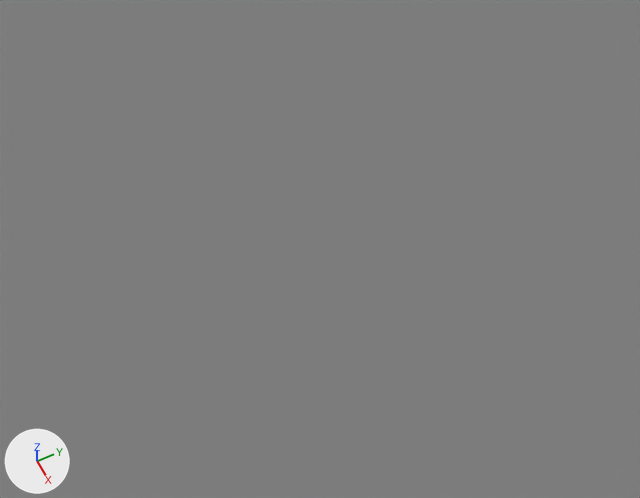
What one commit did to the Blender file weapons/historical_swords/historical_swords.blend.
Camera for both pictures: a camera (50 mm lens) standing at (0.1576, -0.0348, 0.1792) and looking at (0.0456, 0.0212, -0.0029). The axes (+X, +Y, +Z) are drawn at lower left. The lights are the same throughout. The same objects are shown in both versions, whatever each file hides.

Objects in the first picture: 'ShadowPlane'.
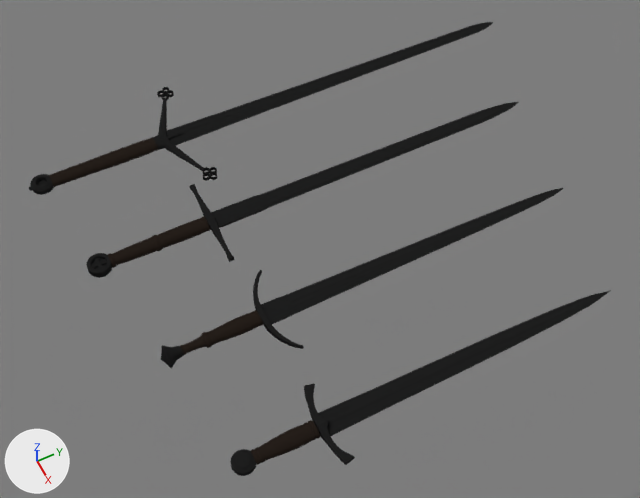
The newer file is also rescaled (x10.0), turned or shifted as a whole; pictures and numbers use the older file's frame.

Patch to the scene script:
```diff
--- a/weapons/historical_swords/historical_swords.blend.py
+++ b/weapons/historical_swords/historical_swords.blend.py
@@ me_armingmesh @@
+me_armingmesh.from_pydata(...)  # 505 vertices, 512 faces; spans x -0.099..0.099, y -0.139..0.823, z -0.014..0.014
+me_armingmesh.polygons.foreach_set('use_smooth', [True] * 512)
+# faces by material slot: [144, 368]
+me_armingmesh.materials.append(mat_leatherdark)  # its picture is missing
+me_armingmesh.materials.append(mat_steel)  # black #1f1f1f
@@ me_bastardmesh @@
+me_bastardmesh.from_pydata(...)  # 521 vertices, 546 faces; spans x -0.115..0.115, y -0.186..0.899, z -0.027..0.027
+me_bastardmesh.polygons.foreach_set('use_smooth', [True] * 546)
+# faces by material slot: [144, 402]
+me_bastardmesh.materials.append(mat_leatherdark)  # its picture is missing
+me_bastardmesh.materials.append(mat_steel)  # black #1f1f1f
@@ me_longmesh @@
+me_longmesh.from_pydata(...)  # 679 vertices, 682 faces; spans x -0.125..0.125, y -0.248..0.973, z -0.014..0.014
+me_longmesh.polygons.foreach_set('use_smooth', [True] * 682)
+# faces by material slot: [168, 514]
+me_longmesh.materials.append(mat_leatherdark)  # its picture is missing
+me_longmesh.materials.append(mat_steel)  # black #1f1f1f
@@ me_claymoremesh @@
+me_claymoremesh.from_pydata(...)  # 1106 vertices, 1112 faces; spans x -0.179..0.179, y -0.284..1.102, z -0.012..0.012
+me_claymoremesh.polygons.foreach_set('use_smooth', [True] * 1112)
+# faces by material slot: [256, 856]
+me_claymoremesh.materials.append(mat_leatherdark)  # its picture is missing
+me_claymoremesh.materials.append(mat_steel)  # black #1f1f1f
@@ ob_armingsword @@
+ob_armingsword = bpy.data.objects.new('ArmingSword', me_armingmesh)
+ob_armingsword.location = (0.09, -0.0074, 0.003)
+ob_armingsword.scale = (0.1, 0.1, 0.1)
+_m = ob_armingsword.modifiers.new('EdgeSplit', 'EDGE_SPLIT')
+_m.use_edge_angle = False
@@ ob_bastardsword @@
+ob_bastardsword = bpy.data.objects.new('BastardSword', me_bastardmesh)
+ob_bastardsword.location = (0.06, -0.0069, 0.003)
+ob_bastardsword.scale = (0.1, 0.1, 0.1)
+_m = ob_bastardsword.modifiers.new('EdgeSplit', 'EDGE_SPLIT')
+_m.use_edge_angle = False
@@ ob_longsword @@
+ob_longsword = bpy.data.objects.new('LongSword', me_longmesh)
+ob_longsword.location = (0.03, -0.0077, 0.003)
+ob_longsword.scale = (0.1, 0.1, 0.1)
+_m = ob_longsword.modifiers.new('EdgeSplit', 'EDGE_SPLIT')
+_m.use_edge_angle = False
@@ ob_claymoresword @@
+ob_claymoresword = bpy.data.objects.new('ClaymoreSword', me_claymoremesh)
+ob_claymoresword.location = (0.0, -0.0097, 0.003)
+ob_claymoresword.scale = (0.1, 0.1, 0.1)
+_m = ob_claymoresword.modifiers.new('EdgeSplit', 'EDGE_SPLIT')
+_m.use_edge_angle = False
```

Pixel boxes [x1, y1, x2, y2] of what changed, in the pictures (640 x 498 px):
'ArmingSword', added (black): after [230, 290, 611, 476]
    faces in mat_steel (black #1f1f1f): [230, 290, 611, 476]
    faces in mat_leatherdark (its picture is missing): [251, 420, 320, 465]
'ClaymoreSword', added (black): after [29, 22, 493, 195]
    faces in mat_steel (black #1f1f1f): [29, 22, 493, 195]
    faces in mat_leatherdark (its picture is missing): [49, 137, 158, 187]
'BastardSword', added (black): after [160, 188, 563, 368]
    faces in mat_steel (black #1f1f1f): [160, 188, 563, 368]
    faces in mat_leatherdark (its picture is missing): [180, 310, 263, 355]
'LongSword', added (black): after [86, 102, 519, 278]
    faces in mat_steel (black #1f1f1f): [86, 102, 519, 278]
    faces in mat_leatherdark (its picture is missing): [108, 217, 210, 268]
